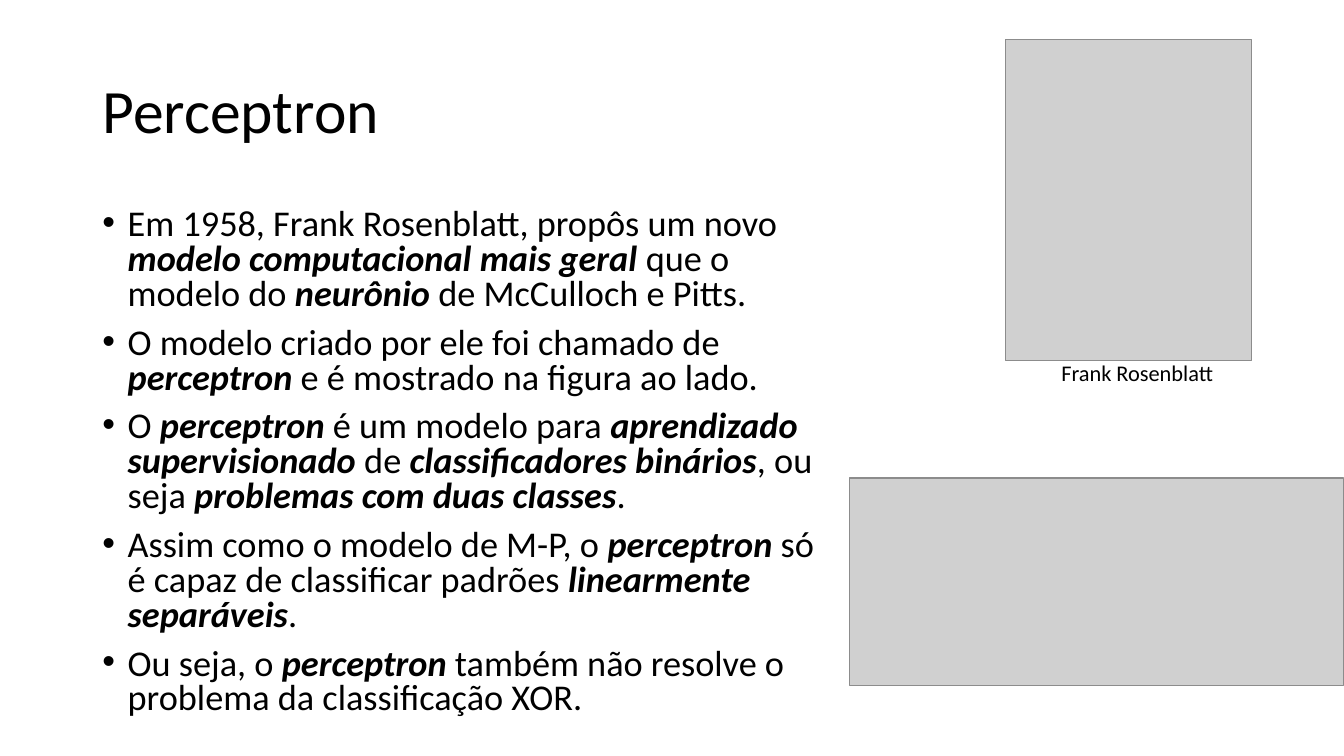
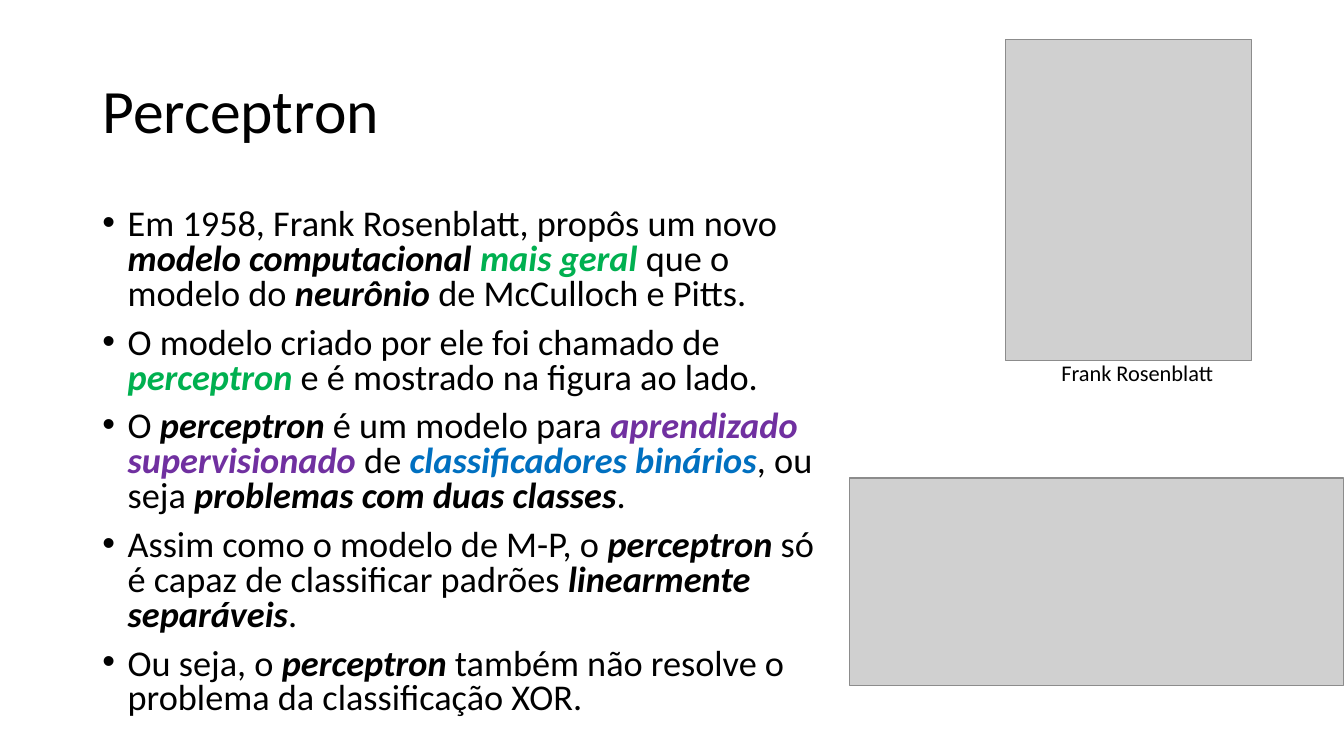
Before and after one commit to zz4fap/t320_aprendizado_de_maquina, a slide deck: slide 23 of slides/T320_Redes_Neurais_Artificiais (Parte I).pptx. Drawn at 1344x756 pixels with LibreOffice and Linux fonts; fonts in the diff are those of the drawing; grey boxes stand for pictures. Boxes give left, top, right and bottom in pixels: in the first picture for what was removed or moved away, otherwise in the second. Text is boxed around its words. In the diff, an @@ line names an element or a change of style, - is before the commit and + after.

```diff
--- a/slides/T320_Redes_Neurais_Artificiais (Parte I).pptx
+++ b/slides/T320_Redes_Neurais_Artificiais (Parte I).pptx
@@ text at (128,210,812,515): text colour #000000 to #00B050 in "mais geral", "perceptron"; text colour #000000 to #7030A0 in "aprendizado supervisionado"; text colour #000000 to #0070C0 in "classificadores binários," @@
```
Also in this commit, not shown: 9 other slides changed, 1 other file.
